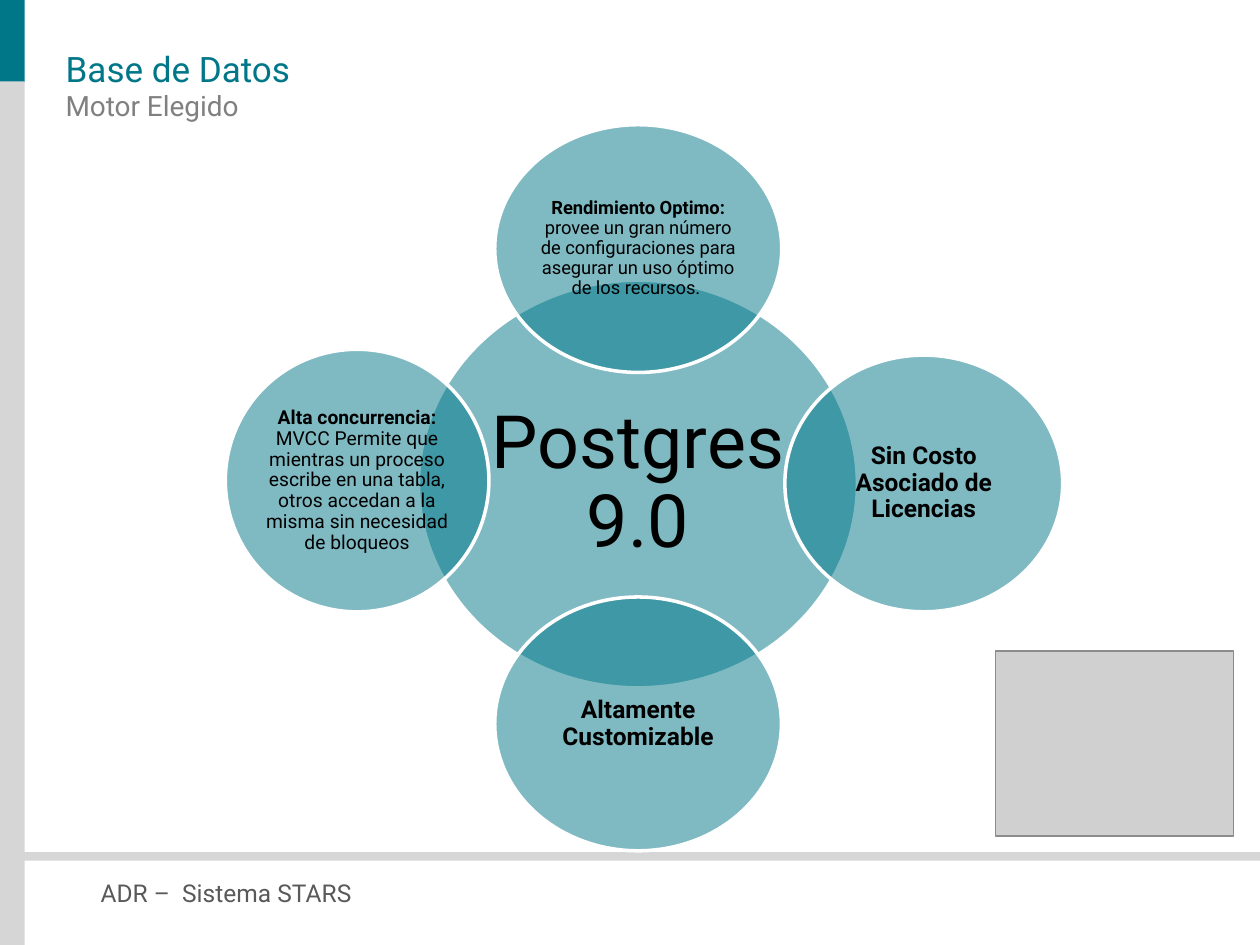
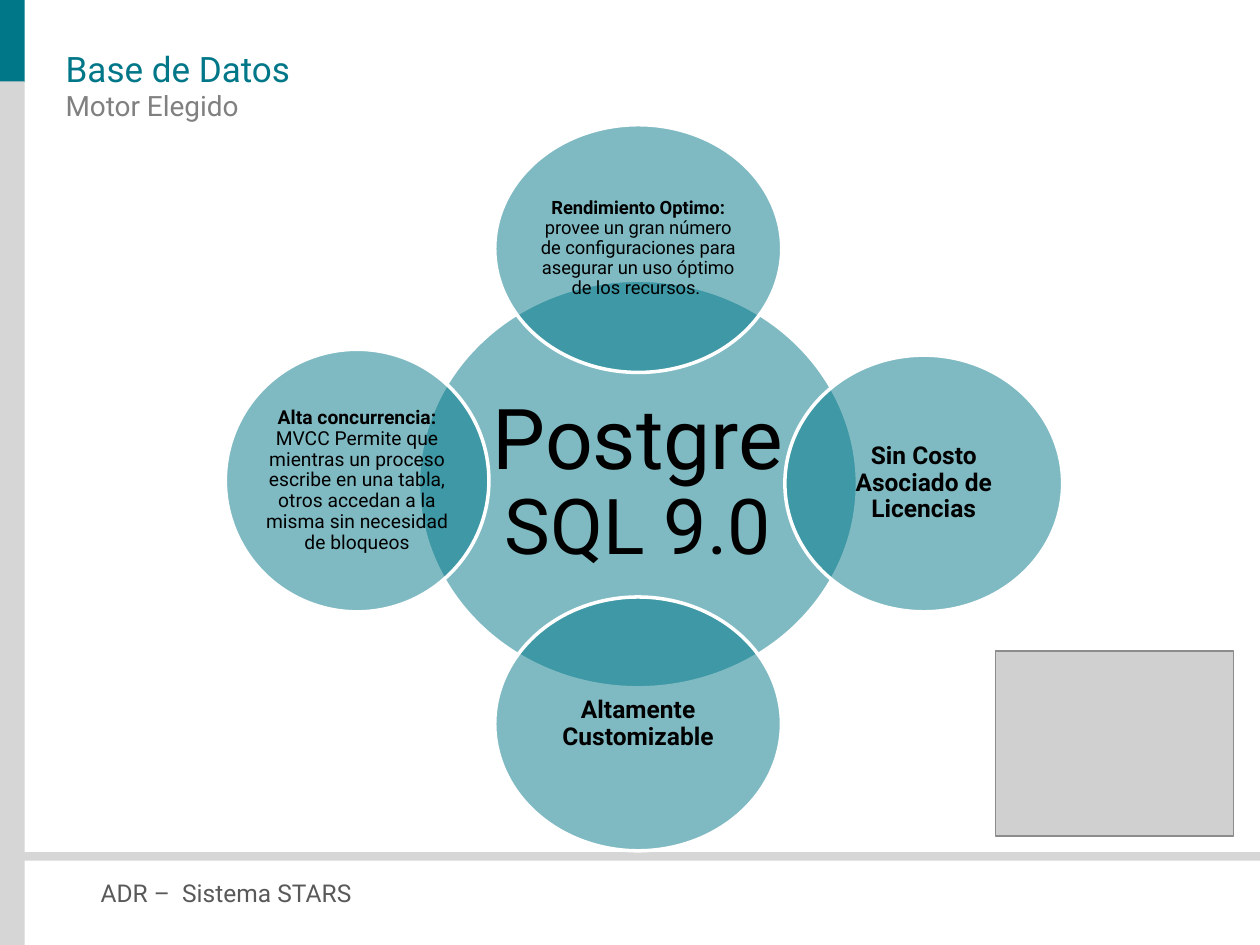
Before and after one commit to veritoreinoso/adr-2010, a slide deck: slide 8 of Presentacion.pptx. Drawn at 1260x945 pixels with LibreOffice and Linux fonts; fonts in the diff are those of the drawing; grey boxes stand for pictures. Boxes give left, top, right and bottom in pixels: in the first picture for what was removed or moved away, otherwise in the second. Text is boxed around its words. In the diff, an @@ line names an element or a change of style, - is before the commit and + after.

```diff
--- a/Presentacion.pptx
+++ b/Presentacion.pptx
@@ text at <box>493,409,783,563</box>: text changed; size 42 to 48 pt @@
-Postgres 9.0
+Postgre SQL 9.0
```
Also in this commit, not shown: 1 other slide changed, 1 other file.
